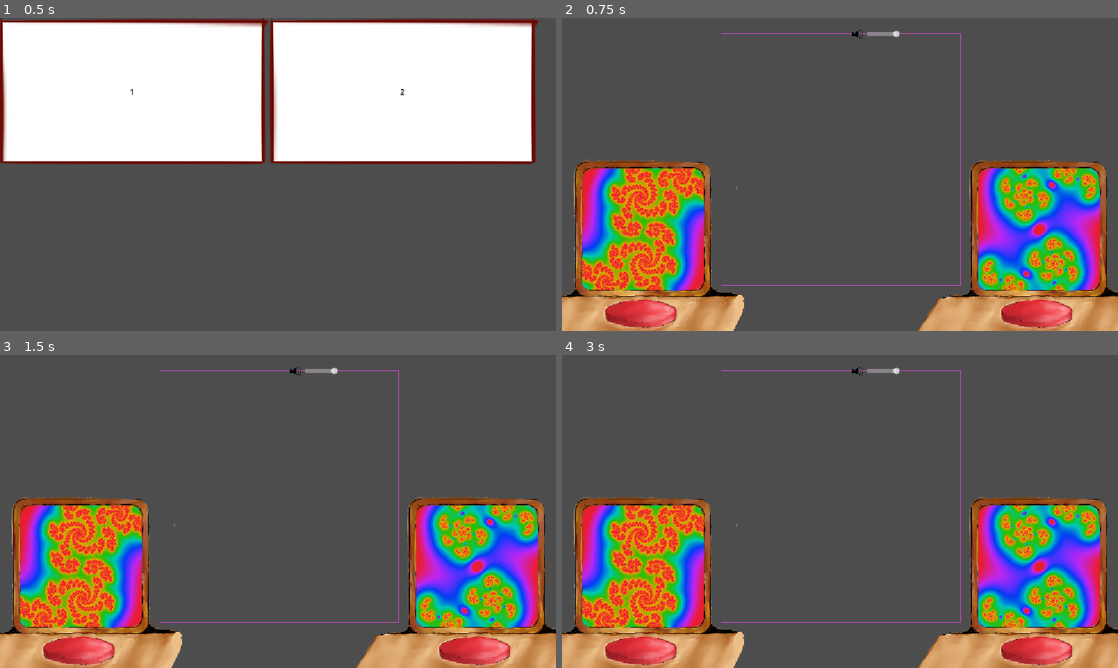
Above: before the commit, frames 1-4 (two rows, left to right).
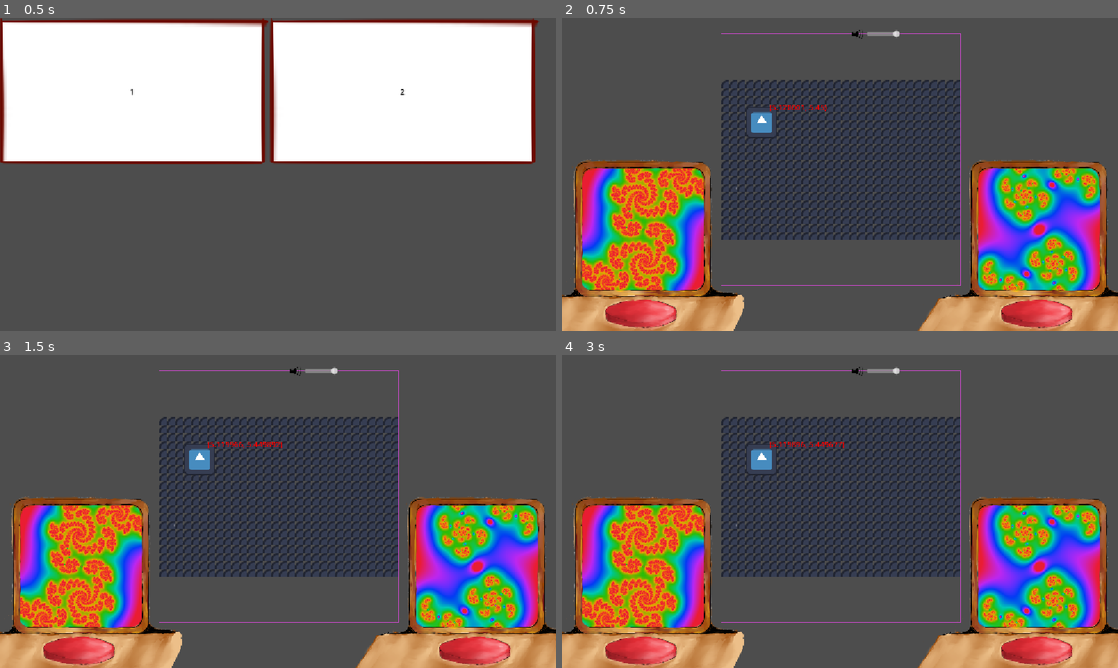
Above: after the commit, the same moments.

Repository: Wallted/ldjam-59
Game: Godot game, scene res://main.tscn
Two runs of this game, one before a commit and one after it. Both use one fixed random seed, a clock stepped at 60 frames per second and the inputs below. The engine's default icon, where the game draws it, is replaced by a stand-in: a white triangle on a blue panel in a dark square.
Inputs (mouse positions are in pixels of both pictures, inside the frame that each line leads up to):
- Up to frame 1 (0.5 s): no input
- Up to frame 2 (0.75 s): click "1" at 0.5 s
- Up to frame 3 (1.5 s): click (200, 458) at 1.27 s
- Up to frame 4 (3 s): click (762, 458) at 2.02 s; click (762, 458) at 2.77 s

Frame 1 is identical in both runs. In frame 2, 8.5% of the frame differs, in the area x 28-72%, y 19-71%; in frame 3, 8.6%; in frame 4, 8.6%.
Error before the commit: Parse Error: Could not find type "GridAnimal" in the current scope. (res://zoo_space.gd:22)

Commit message:
fix
Signed-off-by: Grzegorz Choiński <grzegorzchoinski97@gmail.com>

Diff:
--- a/grid_animal.gd
+++ b/grid_animal.gd
@@ -1,3 +1,4 @@
+class_name GridAnimal
 extends Node2D
 
 @export var zoo_space: ZooSpace
